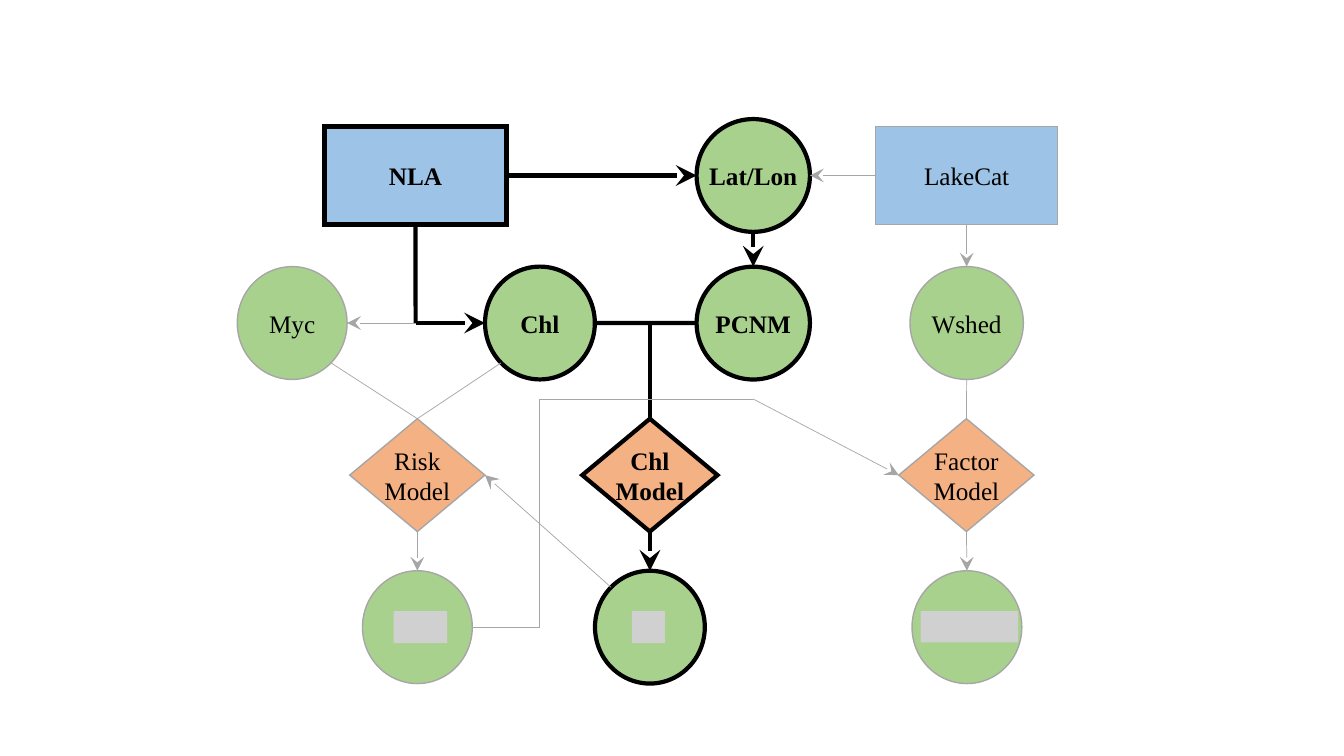
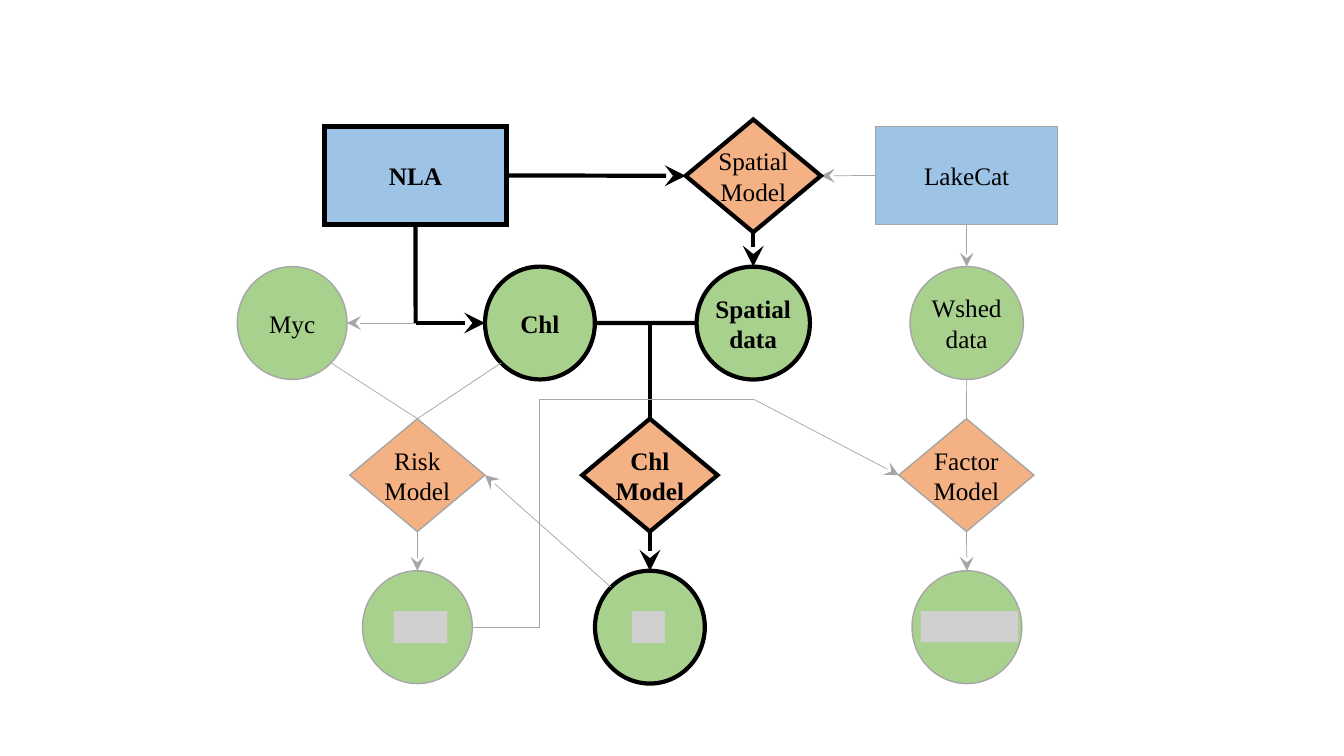
Before and after one commit to fawda123/SFS_2018, a slide deck: slide 3 of modflo.pptx. Drawn at 1344x756 pixels with LibreOffice and Linux fonts; fonts in the diff are those of the drawing; grey boxes stand for pictures. Boxes give left, top, right and bottom in pixels: in the first picture for what was removed or moved away, otherwise in the second. Text is boxed around its words. In the diff, an @@ line names an element or a change of style, - is before the commit and + after.

```diff
--- a/modflo.pptx
+++ b/modflo.pptx
@@ diamond added at box(686, 119, 821, 232), fill #F4B183, outline #000000 3 pt, 18 pt, text #000000 @@
+Spatial
+Model
@@ ellipse removed at box(697, 119, 810, 232) @@
-Lat/Lon
@@ arrow moved from (507, 175) - (697, 175) to (507, 175) - (686, 175) @@
@@ arrow moved from (876, 175) - (811, 175) to (876, 175) - (821, 175) @@
@@ text in ellipse at box(715, 300, 791, 349): text changed @@
-PCNM
+Spatial
+data
@@ text in ellipse at box(946, 330, 988, 349): paragraph added @@
+data
```
Also in this commit, not shown: 4 other slides changed, 23 other files.
